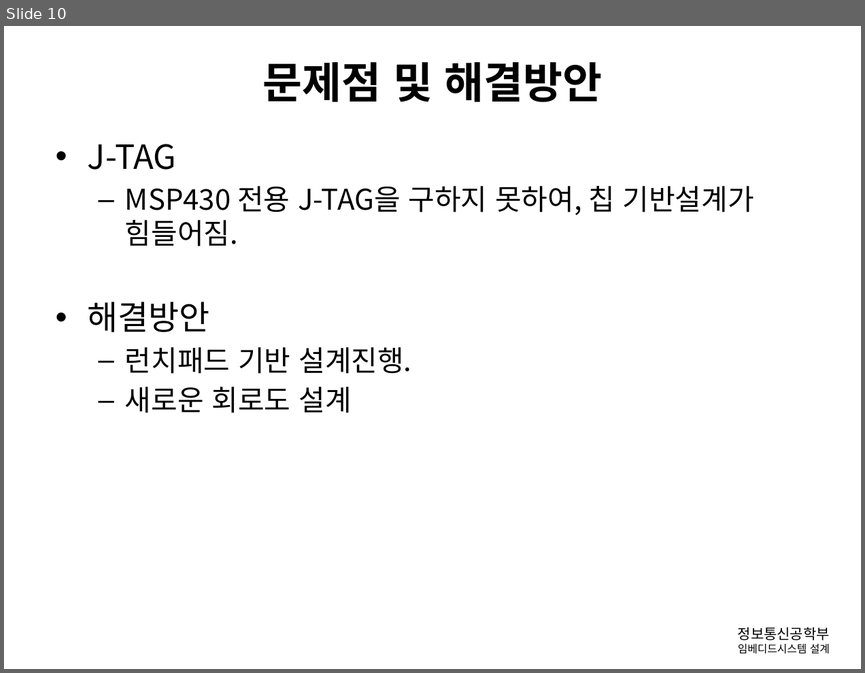
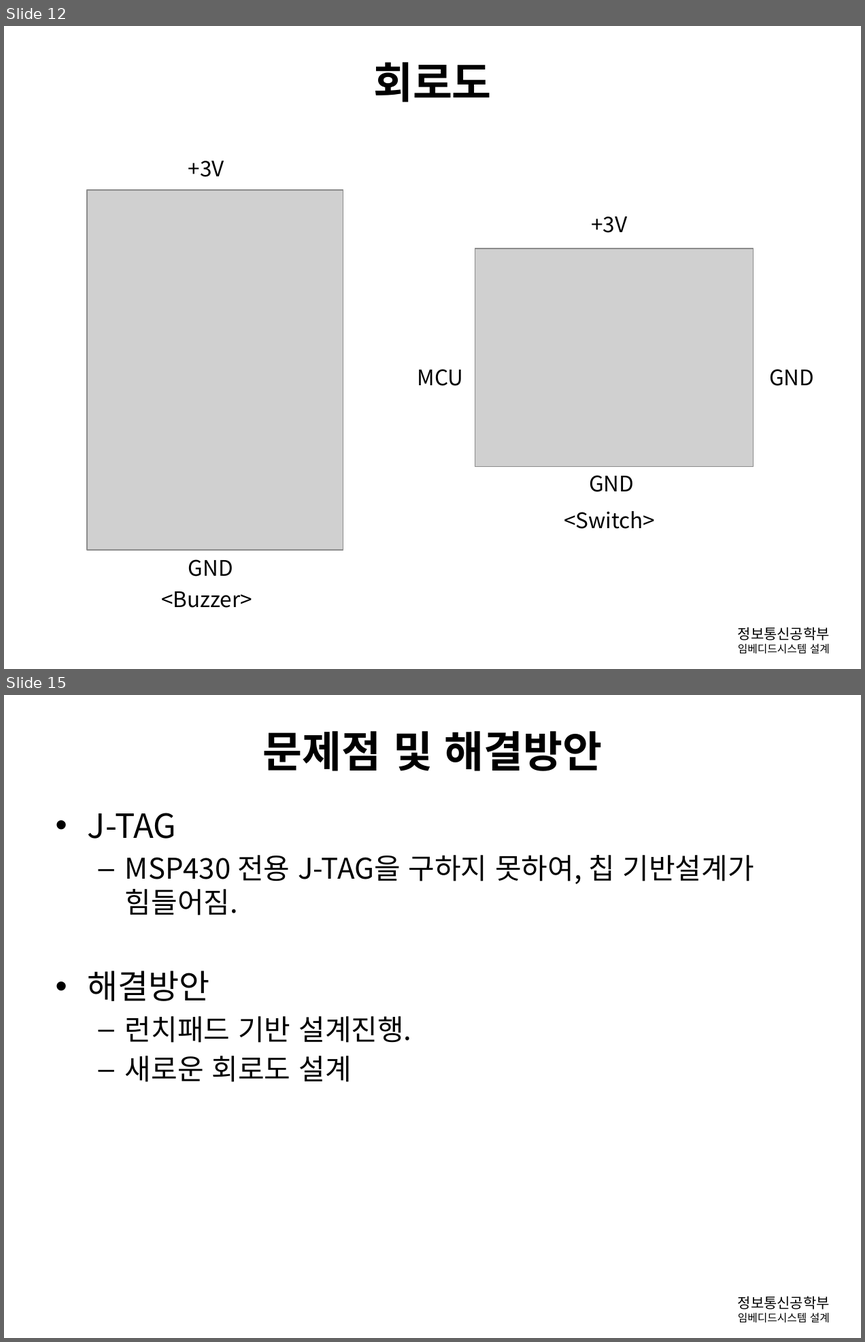
Before and after one commit to gusghrlrl101/Diving-Computer, a slide deck: 발표관련/임베디드_중간보고.pptx. Shown one above the other, each under a label of ours: slide 10 before the commit, slides 12 and 15 after it; the slides between them are not shown. The pictures are 865x673 and 865x1342 pixels, drawn with LibreOffice and Linux fonts; fonts in the diff are those of the drawing; grey boxes stand for pictures; background and template pictures are left out. Boxes give left, top, right and bottom in pixels: in the first picture for what was removed or moved away, otherwise in the second. Text is boxed around its words. In the diff, an @@ line names an element or a change of style, - is before the commit and + after.

```diff
--- a/발표관련/임베디드_중간보고.pptx
+++ b/발표관련/임베디드_중간보고.pptx
@@ slide 12 added at box(4, 26, 861, 669), background #FFFFFF; not listed: 1 template element that a slide beside it also shows @@
@@ title added at box(373, 62, 492, 102), 36 pt, text #000000, bold @@
+회로도
@@ text added at box(188, 161, 224, 177), 18 pt, text #000000 @@
++3V
@@ picture added at box(87, 190, 343, 550) @@
@@ text added at box(592, 216, 628, 233), 18 pt, text #000000 @@
++3V
@@ picture added at box(475, 249, 753, 467) @@
@@ text added at box(417, 369, 464, 386), 18 pt, text #000000 @@
+MCU
@@ text added at box(769, 369, 814, 386), 18 pt, text #000000 @@
+GND
@@ text added at box(589, 475, 634, 492), 18 pt, text #000000 @@
+GND
@@ text added at box(564, 511, 655, 529), 18 pt, text #000000 @@
+<Switch>
@@ text added at box(188, 559, 233, 576), 18 pt, text #000000 @@
+GND
@@ text added at box(161, 591, 252, 607), 18 pt, text #000000 @@
+<Buzzer>
@@ what was slide 10 is now slide 15 @@
```
Also in this commit, not shown: 10 slides changed, 4 other slides added, 1 other file.
